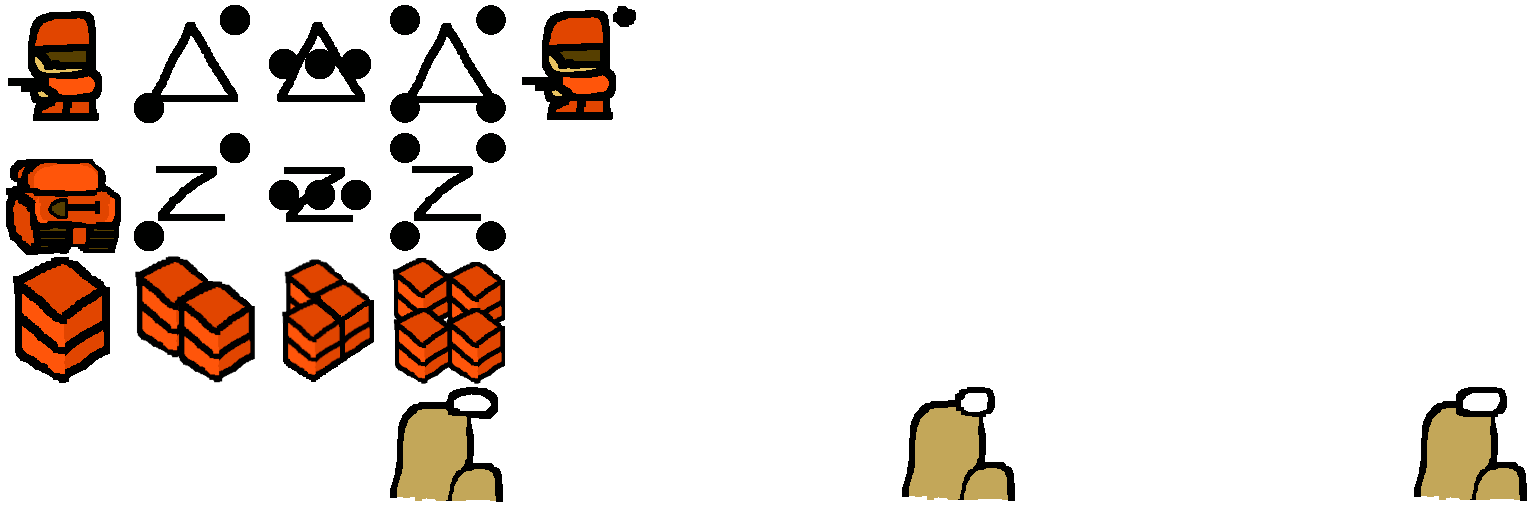
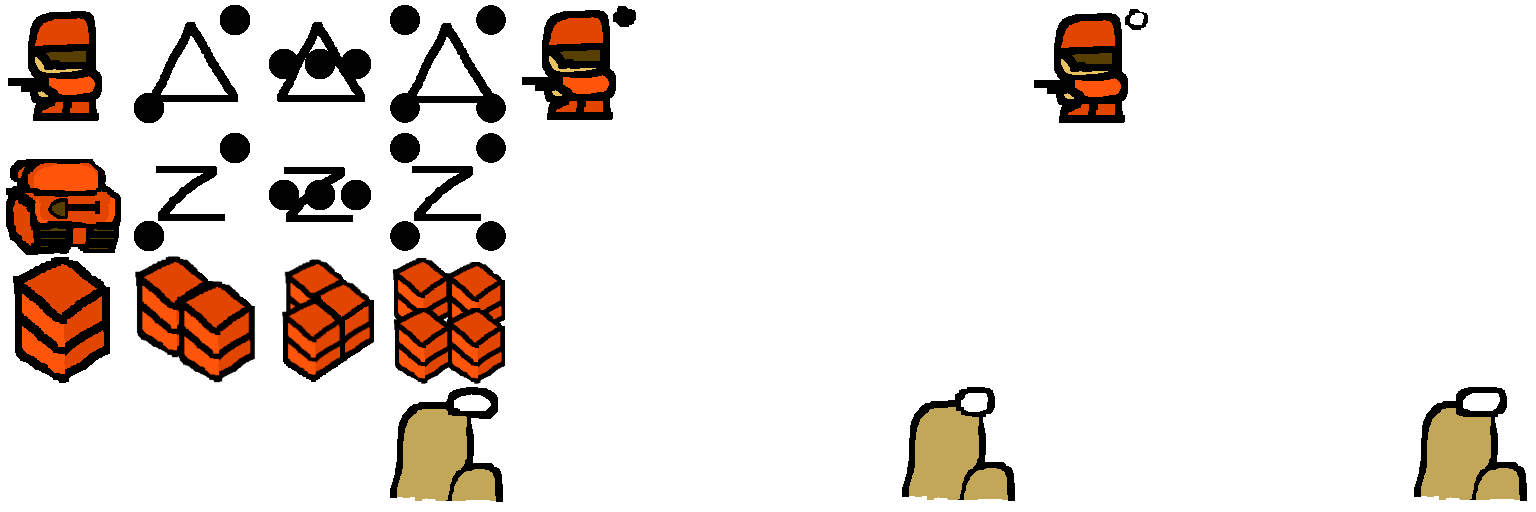
Two versions of the same layered image (1536×512). Layer-by-layer changes:
painted on "pixel 1-1 copy2" over (1034, 9, 1148, 123)
